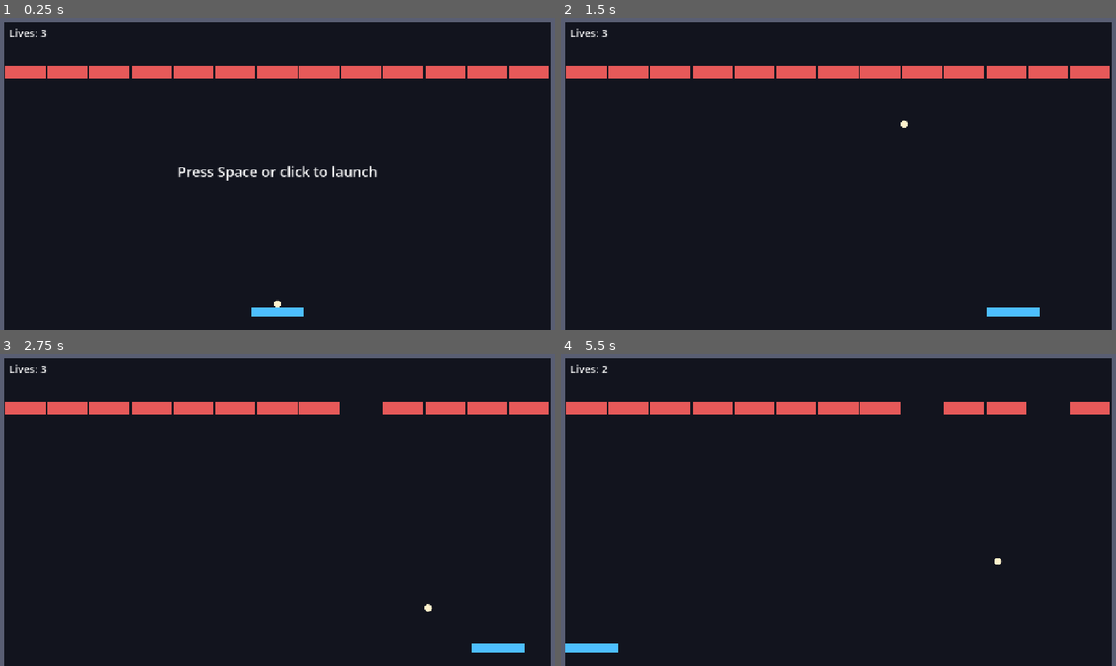
Above: before the commit, frames 1-4 (two rows, left to right).
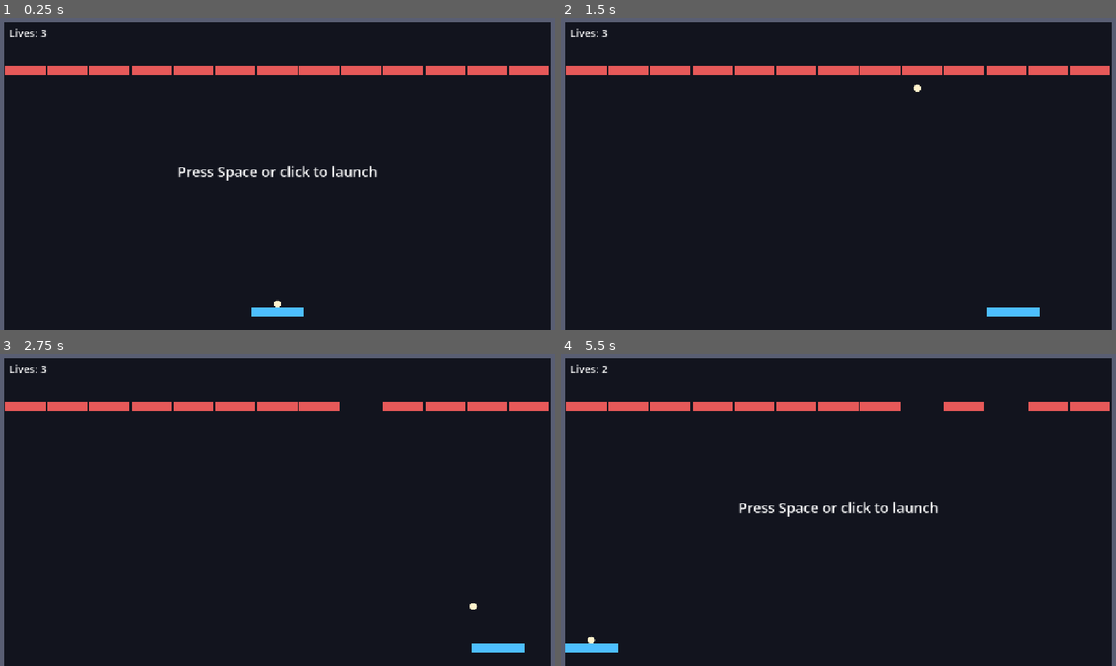
Above: after the commit, the same moments.

Repository: pero-grubac/brick-breaker
Game: Godot game, scene res://scenes/game/game.tscn
Same seed, same stepped clock (60 frames per second), same inputs: the game is played once before the commit and once after it.
Inputs (mouse positions are in pixels of both pictures, inside the frame that each line leads up to):
- Up to frame 1 (0.25 s): no input
- Up to frame 2 (1.5 s): tap Space (launch) at 0.5, 1.35 s; move the mouse to (960, 155) at 0.52 s; hold Right (move_right) 0.53-1.28 s; hold Space (launch) 0.53-1.28 s; move the mouse to (727, 186) at 1.27 s; hold Left (move_left) from 1.28 s (still down)
- Up to frame 3 (2.75 s): move the mouse to (333, 438) at 2.02 s; release Left (move_left) at 2.03 s; hold Right (move_right) from 2.03 s (still down); hold Space (launch) from 2.03 s (still down)
- Up to frame 4 (5.5 s): move the mouse to (810, 572) at 2.77 s; release Space (launch) at 2.78 s; tap Space (launch) at 2.85, 3.5, 4.35 s; move the mouse to (1010, 553) at 3.52 s; release Right (move_right) at 3.53 s; hold Space (launch) 3.53-4.28 s; hold Left (move_left) from 3.53 s (still down); move the mouse to (666, 460) at 4.27 s; move the mouse to (866, 506) at 5.02 s; hold Space (launch) from 5.03 s (still down)

The runs differ from the first frame. In frame 1, 1.1% of the frame differs, in the area x 0-99%, y 18-20%; in frame 2, 1.1%; in frame 3, 1.0%; in frame 4, 1.9%, in the area x 0-99%, y 15-93%.

Commit message:
tweak: faster ball, thinner bricks

Diff:
--- a/scenes/game/ball.gd
+++ b/scenes/game/ball.gd
@@ -10,7 +10,7 @@
 ## Max collisions resolved inside one substep (corners can cause two or three).
 const MAX_BOUNCES_PER_STEP: int = 4
 
-@export var speed: float = 450.0
+@export var speed: float = 540.0
 @export var radius: float = 8.0:
 	set(value):
 		radius = value
--- a/scenes/game/game.gd
+++ b/scenes/game/game.gd
@@ -26,7 +26,7 @@
 ## Hand-placed layout for phase 1; JSON levels replace this in phase 2.
 @export var brick_columns: int = 13
 @export var brick_rows: int = 1
-@export var brick_height: float = 28.0
+@export var brick_height: float = 20.0
 @export var brick_gap: float = 4.0
 ## Y of the top edge of the first brick row.
 @export var bricks_top: float = 120.0
